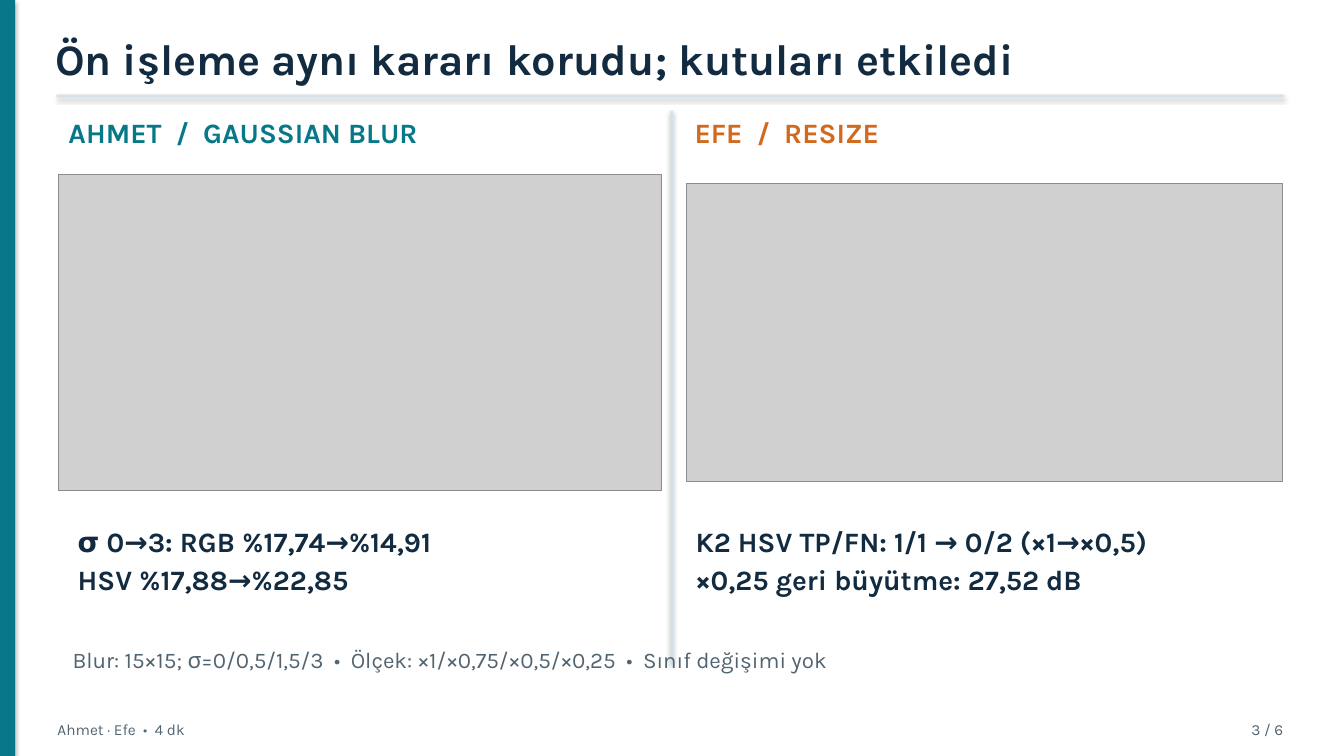
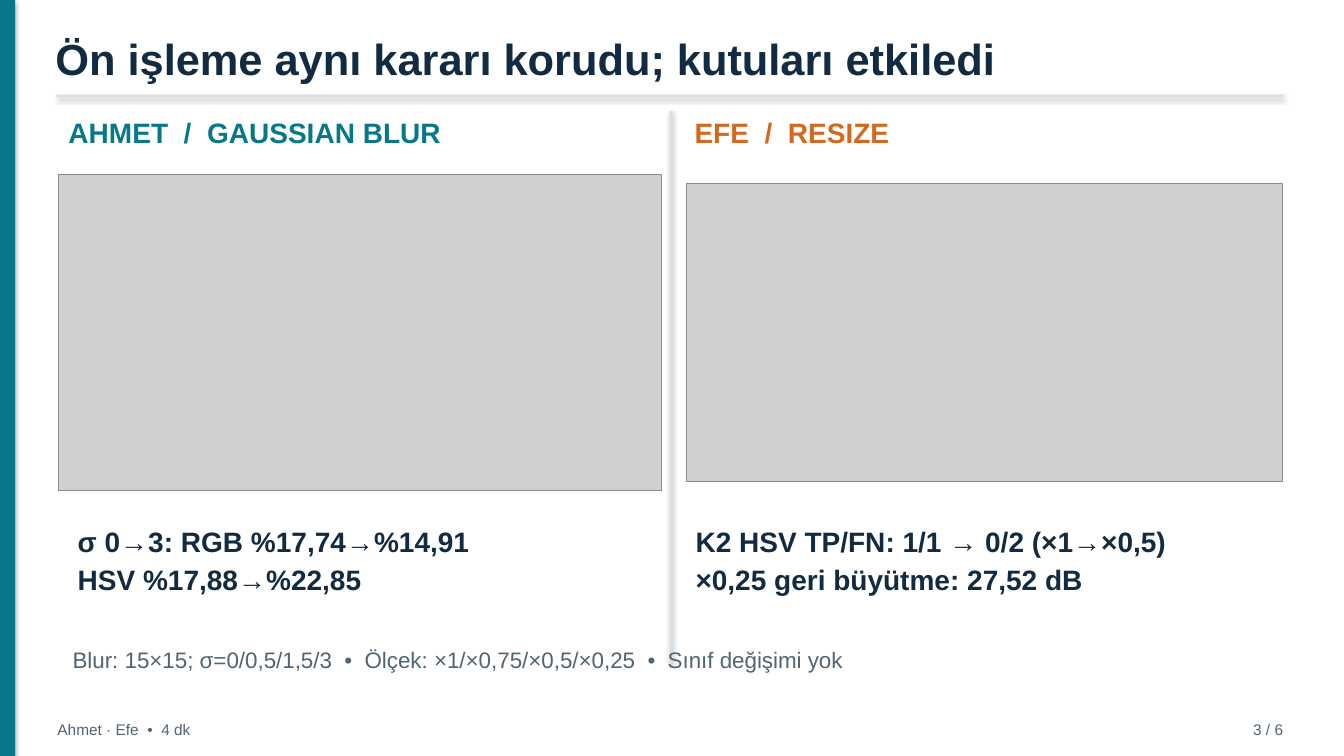
Before and after one commit to mderviskocar/barettespiti, a slide deck: slide 3 of sunum/baret_tespiti_sunum.pptx. Drawn at 1344x756 pixels with LibreOffice and Linux fonts; fonts in the diff are those of the drawing; grey boxes stand for pictures. Boxes give left, top, right and bottom in pixels: in the first picture for what was removed or moved away, otherwise in the second. Text is boxed around its words. In the diff, an @@ line names an element or a change of style, - is before the commit and + after.

Commit message:
Sunum: PDF'e uyum düzeltmeleri (sonuç tablosu slaytı, yöntem adı, tam karar kuralı, yanlış alarmın nedeni ve sonraki kontrol, ondalık virgül, Arial yazı tipi)

```diff
--- a/sunum/baret_tespiti_sunum.pptx
+++ b/sunum/baret_tespiti_sunum.pptx
@@ font Karla to Arial in 8 elements at box(55, 40, 995, 83), box(57, 724, 190, 735), box(1253, 724, 1284, 735), box(68, 123, 441, 144), box(695, 123, 889, 144), box(78, 532, 469, 595), box(696, 531, 1166, 595), box(73, 650, 843, 673) @@
```
Also in this commit, not shown: 5 other slides changed, 5 other files.
